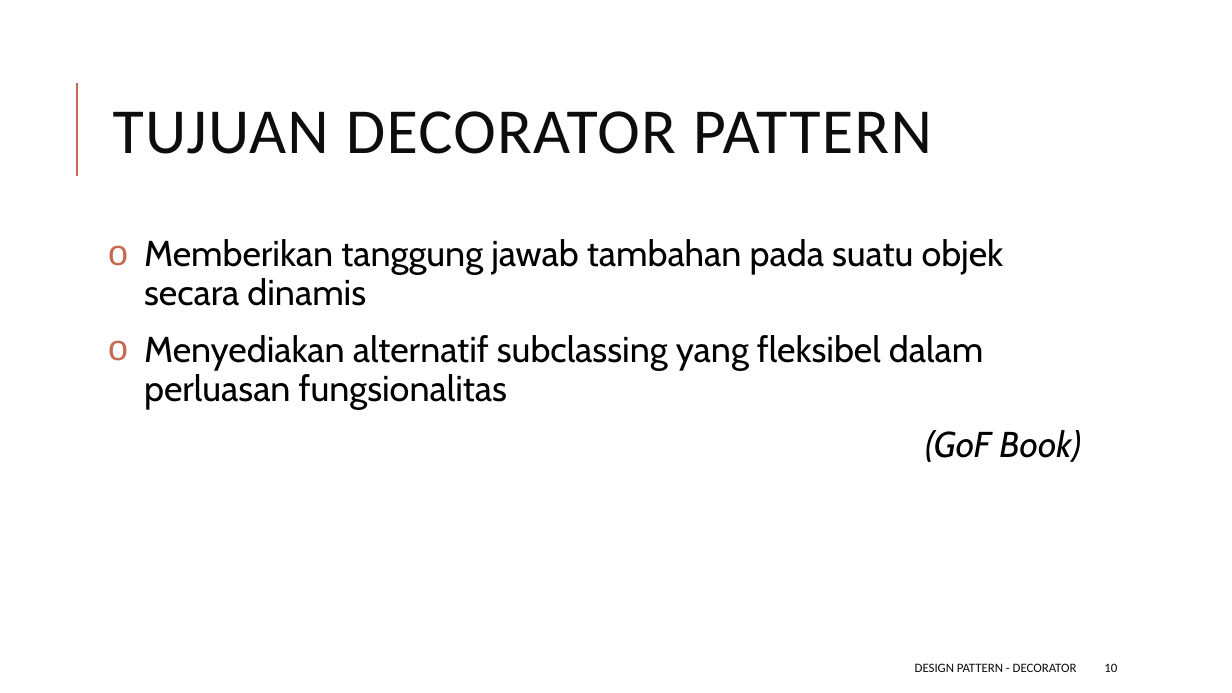
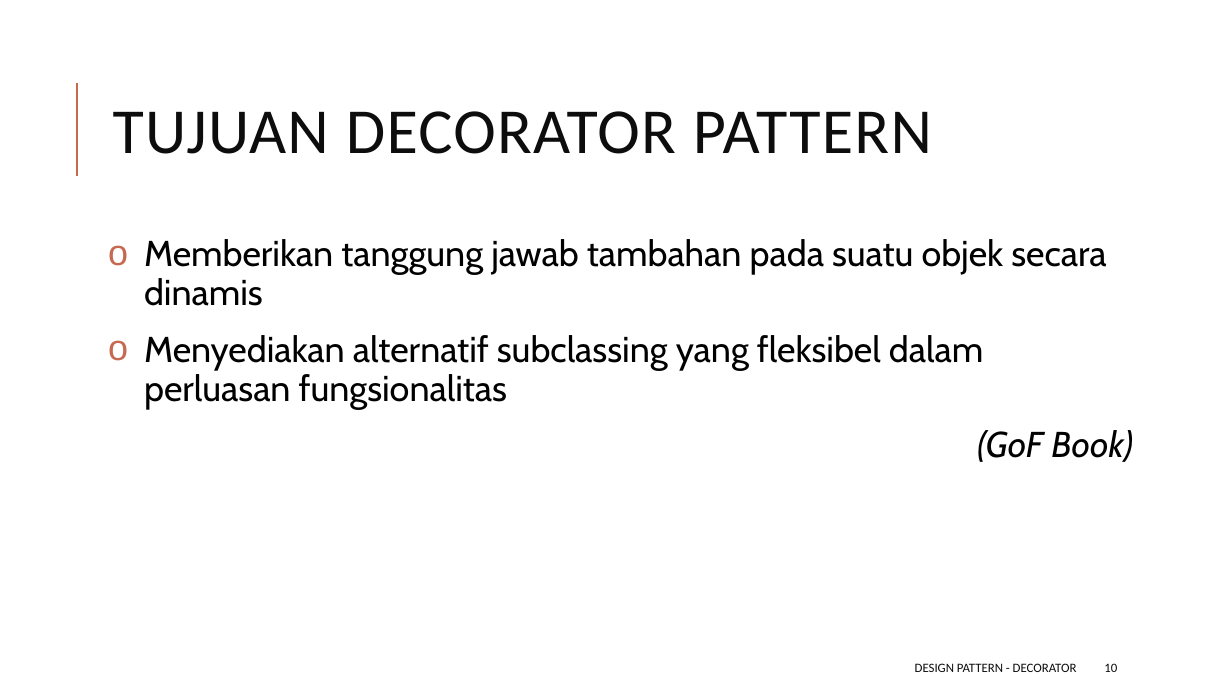
Before and after one commit to ksatria/MK-Design-Pattern, a slide deck: slide 10 of PPT/Design Pattern 4 - Decorator Pattern.pptx. Drawn at 1232x693 pixels with LibreOffice and Linux fonts; fonts in the diff are those of the drawing. Boxes give left, top, right and bottom in pixels: in the first picture for what was removed or moved away, otherwise in the second. Text is boxed around its words. In the diff, an @@ line names an element or a change of style, - is before the commit and + after.

Commit message:
Update PPT 4

```diff
--- a/PPT/Design Pattern 4 - Decorator Pattern.pptx
+++ b/PPT/Design Pattern 4 - Decorator Pattern.pptx
@@ text "Memberikan tanggung jawab tambahan pada ..." rewrapped from (144,239,1081,462) to (144,239,1133,462) @@
```
Also in this commit, not shown: 1 other slide changed.
